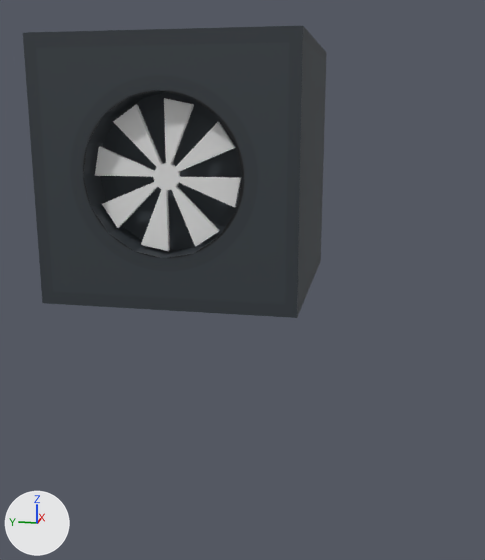
Two versions of the OBJ model resources/assets/armory/models/Heater.obj, one commit apart.
Before and after are seen from a 50 mm lens placed at (-2.34, -0.27, 0.72), pointed at (0.21, 0.24, 0.08). The lights are fixed; the arrows at lower left show +X, +Y and +Z. Where no turn or scale is listed for an object, it has been applied to the vertices.

The scene before the commit, as lines of its bpy script (objects in view):
```python
me_fan_cylinder = bpy.data.meshes.new('Fan_Cylinder')
me_fan_cylinder.from_pydata(...)  # 232 vertices, 76 faces; spans x 0.067..0.147, y 0.223..0.783, z 0.213..0.773
me_fan_cylinder.materials.append(mat_none)  # white #e7e7e7
me_hull_cube = bpy.data.meshes.new('Hull_Cube')
me_hull_cube.from_pydata(...)  # 71 vertices, 131 faces, 3 loose edges; spans x 0.0..1.0, y 0.0..1.0, z 0.0..1.0
me_hull_cube.materials.append(mat_material)  # picture img_heaterhull_png
ob_fan_cylinder = bpy.data.objects.new('Fan_Cylinder', me_fan_cylinder)
ob_fan_cylinder.location = (0.0, 0.0, 0.0)
ob_hull_cube = bpy.data.objects.new('Hull_Cube', me_hull_cube)
ob_hull_cube.location = (0.0, 0.0, 0.0)
```
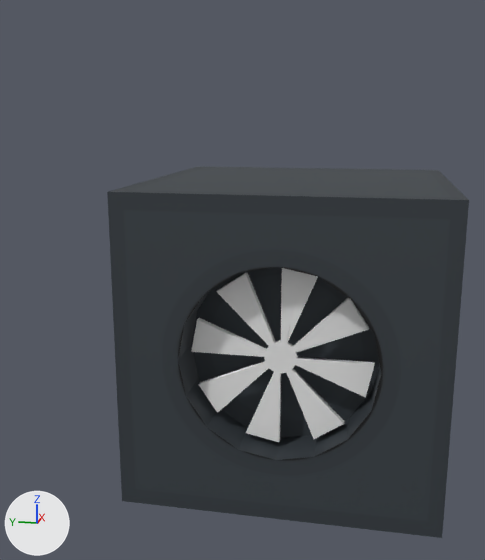
Where the change shows, as pixel boxes [x1, y1, x2, y2] in the pictures (485 x 560 px):
'Hull_Cube', mesh moved: before [23, 26, 327, 318]; after [107, 167, 469, 538]
'Fan_Cylinder', reshaped (26% wider, 14% taller): before [95, 98, 241, 251]; after [191, 268, 375, 442]
part 1 of me_fan_cylinder, added: after [191, 268, 375, 442]
part 2 of me_fan_cylinder, deleted: before [95, 98, 241, 251]

Edits to the bpy script that builds the scene:
```text
Change me_fan_cylinder:
    used by ob_fan_cylinder; location = (0.0, 0.0, 0.0)
    remove me_fan_cylinder.from_pydata(...)  # 232 vertices, 76 faces; spans x 0.067..0.147, y 0.223..0.783, z 0.213..0.773
    add me_fan_cylinder.from_pydata(...)  # 232 vertices, 507 faces; spans x -0.423..-0.343, y -0.28..0.28, z -0.28..0.28
    me_fan_cylinder part 1: a new loose piece of 200 vertices spanning x -0.423..-0.403, y -0.28..0.28, z -0.28..0.28, in mat_none (white #e7e7e7)
    me_fan_cylinder part 2: the loose piece of 200 vertices spanning x 0.067..0.087, y 0.223..0.783, z 0.213..0.773 is deleted
Change me_hull_cube:
    where me_hull_cube.from_pydata(...)  # 71 vertices, 131 faces, 3 loose edges; spans x 0.0..1.0, y 0.0..1.0, z 0.0..1.0
    used by ob_hull_cube; location = (0.0, 0.0, 0.0)
    me_hull_cube part 3: the whole mesh is moved by (-0.5, -0.5, -0.5)
```
